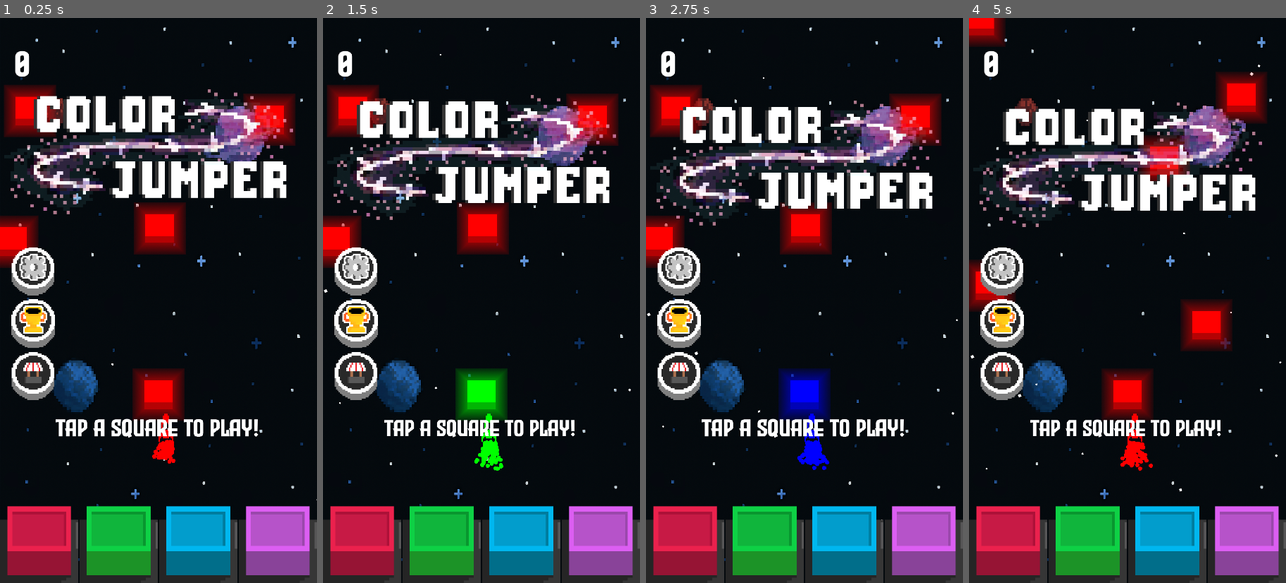
Above: before the commit, frames 1-4 (left to right).
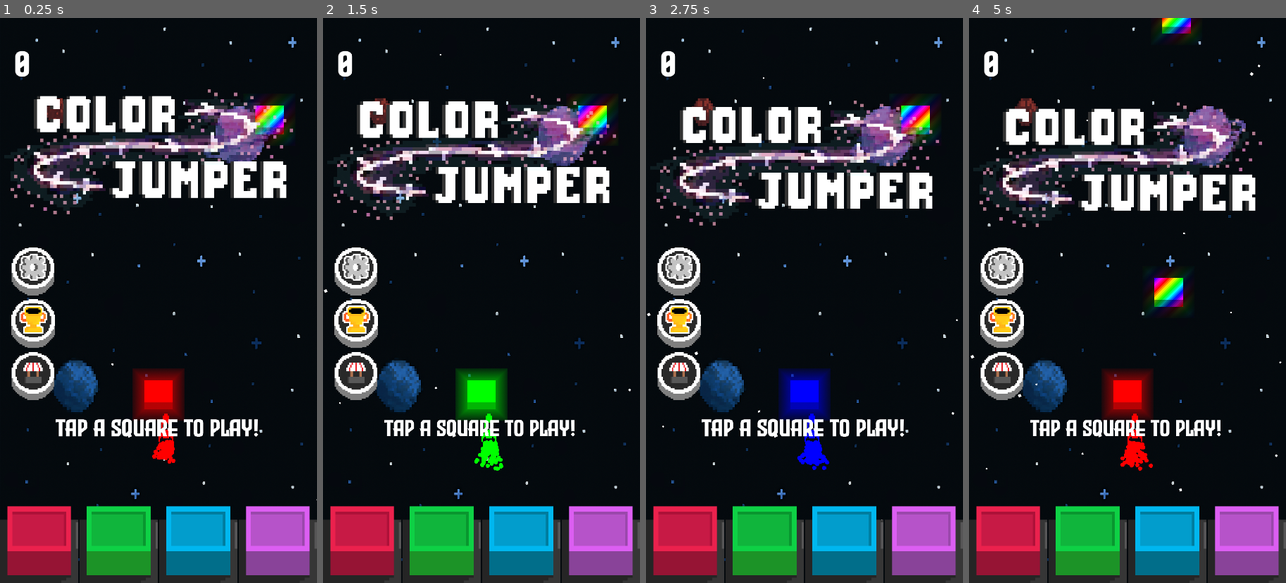
Above: after the commit, the same moments.

Repository: Xavier-Royer/Color-Jumper
Game: Godot game, scene res://Main.tscn
Two runs of this game, one before a commit and one after it. Both use one fixed random seed, a clock stepped at 60 frames per second and the inputs below.
Inputs (mouse positions are in pixels of both pictures, inside the frame that each line leads up to):
- Up to frame 1 (0.25 s): no input
- Up to frame 2 (1.5 s): click (361, 543) at 0.5 s; click (440, 543) at 1.25 s
- Up to frame 3 (2.75 s): click (845, 543) at 2 s
- Up to frame 4 (5 s): click (1247, 543) at 2.75 s; click (1000, 373) at 3.5 s; click (1175, 475) at 4.25 s

The runs differ from the first frame. In frame 1, 4.8% of the frame differs, in the area x 0-94%, y 11-45%; in frame 2, 4.8%; in frame 3, 4.8%; in frame 4, 5.9%, in the area x 0-94%, y 0-59%.

Commit message:
Rainbow Flash

Diff:
--- a/Main.tscn
+++ b/Main.tscn
@@ -754,7 +754,6 @@
 texture_progress = ExtResource("20_bg4s2")
 
 [node name="RainbowScreenOverLay" type="ColorRect" parent="ScreenManager/GameScreen/UI"]
-visible = false
 modulate = Color(1, 1, 1, 0.588235)
 z_index = -100
 material = SubResource("ShaderMaterial_sph85")
@@ -768,8 +767,12 @@
 color = Color(0.864675, 0.864675, 0.864675, 1)
 script = ExtResource("30_o7g6l")
 
+[node name="FlashTimer" type="Timer" parent="ScreenManager/GameScreen/UI/RainbowScreenOverLay"]
+one_shot = true
+
 [node name="RainbowFade" type="Timer" parent="ScreenManager/GameScreen/UI/RainbowScreenOverLay"]
 wait_time = 4.5
+one_shot = true
 
 [node name="ScreenBG" type="ColorRect" parent="ScreenManager/GameScreen/UI"]
 visible = false
@@ -783,8 +786,18 @@
 grow_vertical = 2
 color = Color(0.864675, 0.864675, 0.864675, 1)
 
-[node name="RainbowFade" type="Timer" parent="ScreenManager/GameScreen/UI/ScreenBG"]
-wait_time = 4.5
+[node name="FlashScreen" type="ColorRect" parent="ScreenManager/GameScreen/UI"]
+visible = false
+modulate = Color(1, 1, 1, 0.27451)
+z_index = -100
+layout_mode = 1
+anchors_preset = 15
+anchor_right = 1.0
+anchor_bottom = 1.0
+grow_horizontal = 2
+grow_vertical = 2
+mouse_filter = 1
+color = Color(0.864675, 0.864675, 0.864675, 1)
 
 [node name="RainbowParticles" type="GPUParticles2D" parent="ScreenManager/GameScreen/UI"]
 position = Vector2(1073, -10)
@@ -921,8 +934,8 @@
 [connection signal="pressed" from="ScreenManager/GameScreen/UI/Shop" to="ScreenManager" method="_on_shop_pressed"]
 [connection signal="pressed" from="ScreenManager/GameScreen/UI/Settings" to="ScreenManager" method="_on_settings_pressed"]
 [connection signal="pressed" from="ScreenManager/GameScreen/UI/Leaderboard" to="ScreenManager" method="_on_leaderboard_pressed"]
+[connection signal="timeout" from="ScreenManager/GameScreen/UI/RainbowScreenOverLay/FlashTimer" to="ScreenManager/GameScreen/UI/RainbowScreenOverLay" method="_on_flash_timer_timeout"]
 [connection signal="timeout" from="ScreenManager/GameScreen/UI/RainbowScreenOverLay/RainbowFade" to="ScreenManager/GameScreen/UI/RainbowScreenOverLay" method="_on_rainbow_fade_timeout"]
-[connection signal="timeout" from="ScreenManager/GameScreen/UI/ScreenBG/RainbowFade" to="ScreenManager/GameScreen/UI/ScreenBG" method="_on_rainbow_fade_timeout"]
 [connection signal="screen_exited" from="ScreenManager/GameScreen/Objects/Player/VisibleOnScreenNotifier2D" to="ScreenManager/GameScreen/Objects/Player" method="_on_visible_on_screen_notifier_2d_screen_exited"]
 [connection signal="finished" from="ScreenManager/GameScreen/Objects/Player/GPUParticles2D" to="ScreenManager/GameScreen/Objects/Player" method="_on_gpu_particles_2d_finished"]
 [connection signal="timeout" from="ScreenManager/GameScreen/SpawnTimer" to="ScreenManager/GameScreen" method="_on_spawn_timer_timeout"]
--- a/game_screen.gd
+++ b/game_screen.gd
@@ -36,7 +36,7 @@
 
 var spikeSpawnRate = 150 # percentage out of 1000 that one spawns
 var coinSpawnRate = 200 # percentage out of 1000 that one spawns
-var rainbowSpawnRate = 50 # percentage out of 1000 that one spawns
+var rainbowSpawnRate = 5 # percentage out of 1000 that one spawns
 var randomColorRate = 300 # percentage out of 1000 that one spawns
 
 var rainbowOver = false
@@ -132,13 +132,13 @@
 
 
 	#generates the rest of the starting blocks
-	for i in randi_range(15,18):
+	for i in randi_range(1,3):
 		block = blockScene.instantiate()
 		block.number = blocksSpawned
 		movingObjects.add_child(block)
 		block.position = Vector2(randi_range(30,screen_size.x - 35),randi_range(-600,screen_size.y * (2.0/3.0) - 100))
 		#block.connect("invalidBlock",spawnBlock)
-		block.setColor("RED")
+		block.setColor("RAINBOW")
 		block.connect("blockMissed",gameOver)
 		lastBlockSpawned = block
 		blocksSpawned+=1
@@ -165,7 +165,7 @@
 		baseGameSpeed  = 500
 		$SpawnTimer.wait_time = 0.75
 	elif difficulty == "HARD":
-		randomColorRate = 450
+		randomColorRate = 300
 		baseGameSpeed  = 700
 		$SpawnTimer.wait_time = 0.4
 	else: #EXTREME
@@ -380,8 +380,8 @@
 	block.set_deferred("global_position", blockPosition)
 
 	#spawn a spike connected to the block
-	var spikeSpawn = randi_range(0,1000) == spikeSpawnRate
-	var coinSpawn = randi_range(0,1000) == coinSpawnRate
+	var spikeSpawn = randi_range(0,1000) < spikeSpawnRate
+	var coinSpawn = randi_range(0,1000) < coinSpawnRate
 	var lastBlockExists = lastBlockSpawned != null
 	var firstPosition = Vector2.ZERO
 	if lastBlockExists:
@@ -505,8 +505,10 @@
 	if gameState == "PLAYING":
 		$SpawnTimer.stop()
 		$UI/RainbowScreenOverLay.hide()
+		$UI/RainbowScreenOverLay.gameOver = true
 		$UI/RainBowBar.hide()
 		$UI/RainbowParticles.hide()
+		$UI/FlashScreen.hide()
 		#player.hide()
 		player.disappear()
 		gameState = "OVER"
--- a/rainbow_screen_over_lay.gd
+++ b/rainbow_screen_over_lay.gd
@@ -1,15 +1,20 @@
 extends ColorRect
 var previousTween = null
-
+var gameOver = false
 
 func rainbowStart():
+	gameOver = false
+	get_parent().get_node("FlashScreen").hide()
 	self.modulate = Color(0,0,0,.5)
 	self.show()
 	$RainbowFade.start(4.5)
+	$FlashTimer.start(4.9)
 
 
 
 func _on_rainbow_fade_timeout() -> void:
+
+
 	if previousTween != null:
 		previousTween.stop()
 	var currentTween = create_tween()
@@ -17,5 +22,14 @@
 	currentTween.set_trans(Tween.TRANS_CIRC)
 
 	currentTween.tween_property(self, "modulate", Color(1,1,1,0) ,0.5)
+	currentTween.connect("finished",hideFlash)
+	previousTween = currentTween
 
-	previousTween = currentTween
+
+func _on_flash_timer_timeout() -> void:
+	if gameOver == false:
+		get_parent().get_node("FlashScreen").show()
+
+func hideFlash():
+	print("HIDE")
+	get_parent().get_node("FlashScreen").hide()
Not shown, changed: Color Jumper Menu Update.apk
Not shown, changed: Color Jumper Menu Update.apk.idsig
